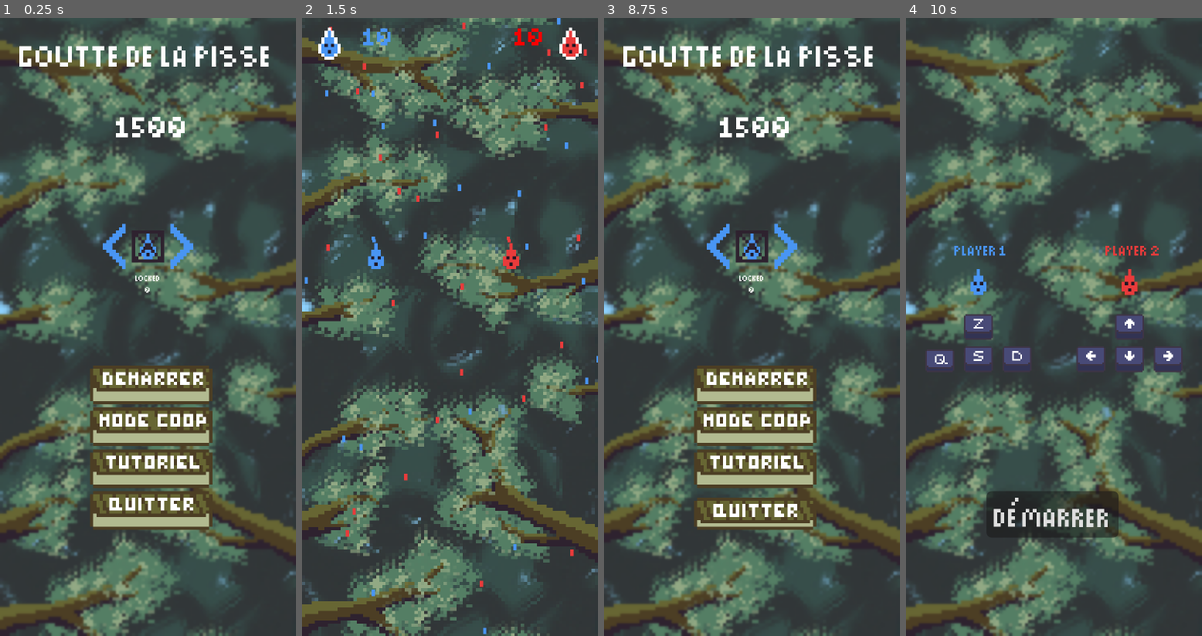
Above: before the commit, frames 1-4 (left to right).
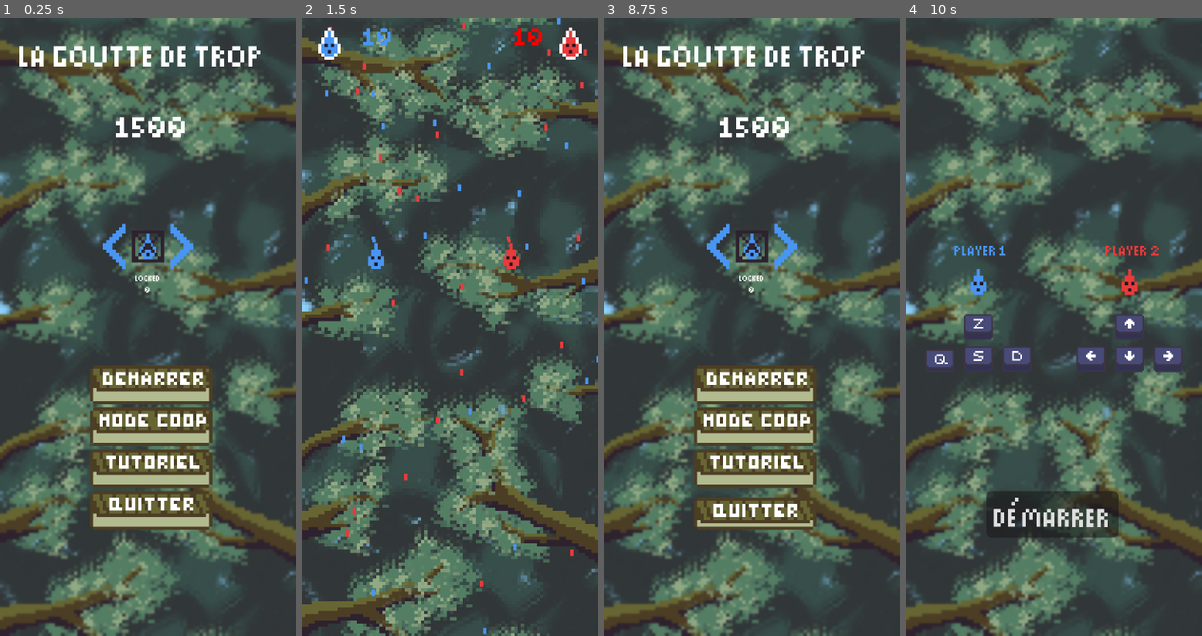
Above: after the commit, the same moments.

Repository: BrokHoly/gamejam_goutte
Game: Godot game, scene res://menu/menu.tscn
The game is run twice, just before and just after one commit, with the same random seed, the same clock (stepped at 60 frames per second) and the same inputs.
Inputs (mouse positions are in pixels of both pictures, inside the frame that each line leads up to):
- Up to frame 1 (0.25 s): no input
- Up to frame 2 (1.5 s): click (452, 425) at 0.5 s; click "démarrer" at 1.25 s
- Up to frame 3 (8.75 s): hold D (move_right) 2.03-2.78 s; tap one key every 0.75 s from 2.1 s: Down (move_downP2) Left (move_leftP2) Right (move_rightP2) Up (move_upP2) Q (toggle_ice) Keypad 0 (toggle_iceP2) E (toggle_snow) Page Down (toggle_snowP2) Down (move_downP2); hold S (move_down) 2.78-3.53 s; hold D (move_right) 3.53-4.28 s; hold W (move_up) 4.28-5.03 s; hold A (move_left) 5.03-6.53 s; hold S (move_down) 6.53-7.28 s; hold D (move_right) 7.28-8.03 s; hold W (move_up) from 8.03 s (still down)
- Up to frame 4 (10 s): release W (move_up) at 8.75 s; click (1056, 425) at 8.75 s; click (938, 357) at 9.52 s

The runs differ from the first frame. In frame 1, 1.3% of the frame differs, in the area x 7-91%, y 4-8%; in frame 2, nothing differs; in frame 3, 1.3%; in frame 4, nothing differs.

Commit message:
Last commit on portable pc

Diff:
--- a/menu/menu.tscn
+++ b/menu/menu.tscn
@@ -82,7 +82,7 @@
 offset_bottom = 29.0
 scale = Vector2(0.63, 0.63)
 theme = ExtResource("1_j0t7f")
-text = "Goutte de la pisse"
+text = "La goutte de trop"
 
 [node name="HighestScore" type="Label" parent="." unique_id=73123633]
 texture_filter = 1
--- a/project.godot
+++ b/project.godot
@@ -29,7 +29,6 @@
 window/size/initial_position_type=0
 window/size/borderless=true
 window/stretch/mode="canvas_items"
-window/stretch/aspect="expand"
 
 [global_group]
 
